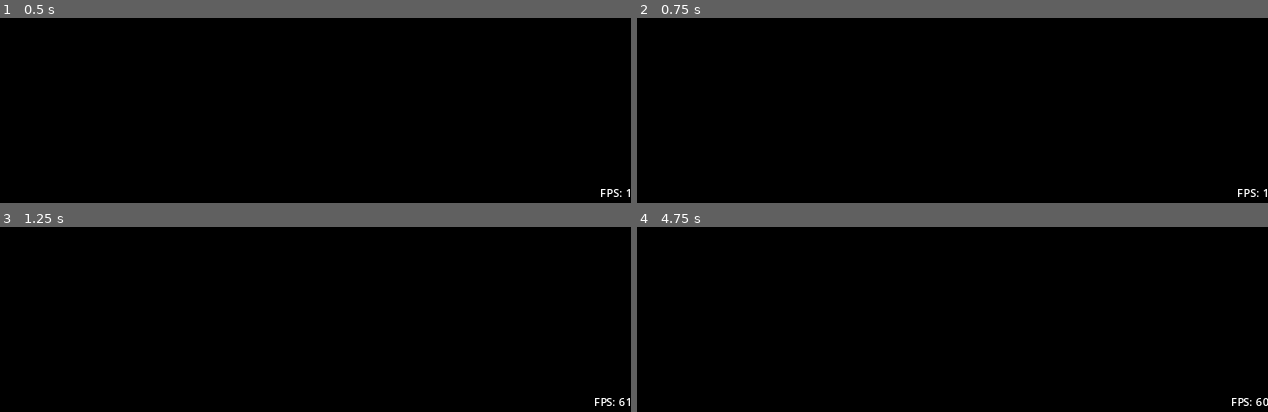
Above: before the commit, frames 1-4 (two rows, left to right).
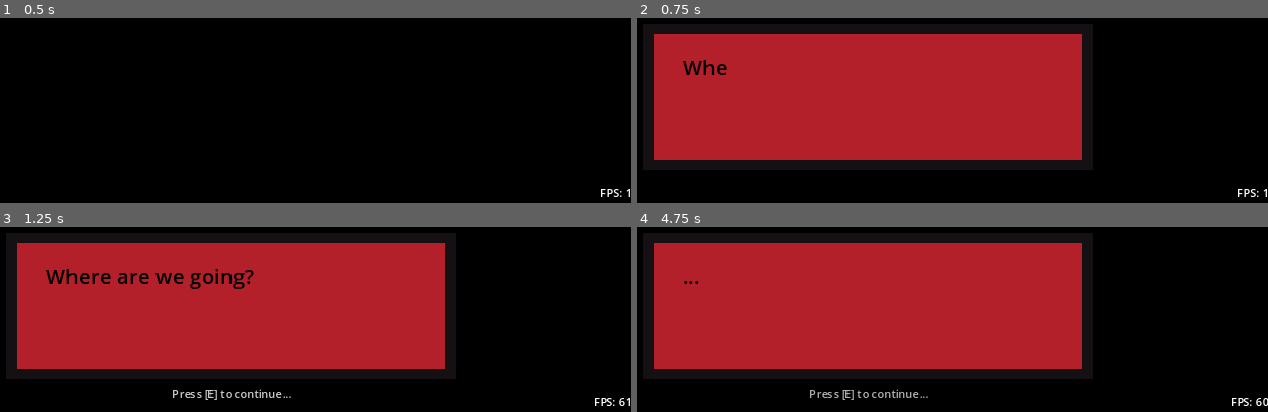
Above: after the commit, the same moments.

Repository: jatgm/TSA
Game: Godot game, scene res://Levels/tsa.tscn
The game is run twice, just before and just after one commit, with the same random seed, the same clock (stepped at 60 frames per second) and the same inputs.
Inputs:
- Up to frame 1 (0.5 s): no input
- Up to frame 2 (0.75 s): tap Enter at 0.5 s; hold D (right) from 0.53 s (still down); hold E (interact) from 0.53 s (still down)
- Up to frame 3 (1.25 s): keep holding D (right); keep holding E (interact)
- Up to frame 4 (4.75 s): release D (right) at 1.28 s; release E (interact) at 1.28 s; hold S (down) 1.28-2.03 s; tap E (interact) at 1.35, 2, 2.85, 4.35 s; hold D (right) 2.03-2.78 s; hold E (interact) 2.03-2.78 s; hold W (up) 2.78-3.53 s; tap Enter at 3.5 s; hold E (interact) 3.53-4.28 s; hold A (left) from 3.53 s (still down)

Frame 1 is identical in both runs. In frame 2, 46% of the frame differs, in the area x 2-71%, y 8-77%; in frame 3, 46%; in frame 4, 47%, in the area x 2-71%, y 8-94%.

Commit message:
i broke dialog :(

Diff:
--- a/Characters/dog.tscn
+++ b/Characters/dog.tscn
@@ -16,7 +16,7 @@
 size = Vector2(26, 36)
 
 [sub_resource type="RectangleShape2D" id="RectangleShape2D_3gonp"]
-size = Vector2(164, 154)
+size = Vector2(240, 176)
 
 [sub_resource type="ShaderMaterial" id="ShaderMaterial_kv4ij"]
 resource_local_to_scene = true
--- /dev/null
+++ b/Hitboxes/Interactions/coin_interaction.gd
@@ -0,0 +1,17 @@
+extends InteractionManager
+
+signal unlock_phonebooth
+
+func hover() -> void:
+	$Sprite2D.material.set_shader_parameter("opacity", 0.4)
+	$Sprite2D2.material.set_shader_parameter("opacity", 0.4)
+
+func unhover() -> void:
+	$Sprite2D.material.set_shader_parameter("opacity", 0)
+	$Sprite2D2.material.set_shader_parameter("opacity", 0)
+
+func recieve_interaction(interacter) -> void:
+	super.recieve_interaction(interacter)
+	$"../AnimationPlayer".play("FadeMessage")
+	unlock_phonebooth.emit()
+	visible = false
--- a/Hitboxes/Interactions/intro_dialog_interaction.gd
+++ b/Hitboxes/Interactions/intro_dialog_interaction.gd
@@ -1,6 +1,11 @@
 extends DialogPlayer
 
 var paused = false
+
+func _input(event):
+	if event.is_action_pressed("interact"):
+		if not paused and current_index != "8":
+			start_dialogue()
 
 func _process(_delta):
 	if char_count <= text_label.visible_characters:
@@ -8,12 +13,13 @@
 		if in_progress:
 			if not paused:
 				$Tooltip.visible = true
+				$AnimationPlayer.play("Blinking")
+			else:
+				$AnimationPlayer.play("RESET")
 	else:
 		$Tooltip.visible = false
 
-	if Input.is_action_just_pressed("interact"):
-		if not paused and current_index != "8":
-			start_dialogue()
+
 
 	if Input.is_action_just_pressed("ui_text_backspace"):
 		$"../AnimationPlayer".play('debugskip')
@@ -55,5 +61,20 @@
 	else:
 		finish()
 
+func start_dialogue():
+	if in_progress:
+		if line_finished:
+			next_line()
+		else:
+			text_label.visible_characters = 999
+	else:
+		background.visible = true
+		name_background.visible = true
+		in_progress = true
+		print("sdfsaldfjasfidsnkfoi@#@#")
+		#selected_text = scene_text[current_index]["dialogue"]
+		visible = true
+		show_text()
+
 func finish():
 	queue_free()
--- a/Levels/intro.gd
+++ b/Levels/intro.gd
@@ -4,6 +4,7 @@
 
 # Called when the node enters the scene tree for the first time.
 func _ready():
+
 	animation_player.play('Intro')
 
 func play_car_animation():
--- a/Levels/intro.tscn
+++ b/Levels/intro.tscn
@@ -17,7 +17,10 @@
 [ext_resource type="AudioStream" uid="uid://cdtx7shxmx82f" path="res://Audio/mutedrain.mp3" id="6_oanr6"]
 [ext_resource type="Script" path="res://objects/Streetlamp.gd" id="7_hbl3w"]
 [ext_resource type="Texture2D" uid="uid://ddfhmn1s0farm" path="res://Art/asdf.png" id="8_6ni4i"]
+[ext_resource type="PackedScene" uid="uid://c2gxsjplum3s0" path="res://Hitboxes/interaction_manager.tscn" id="9_fh4an"]
+[ext_resource type="Texture2D" uid="uid://dqfnl5w4tijqa" path="res://Art/Quarter_coin_Sprite.png" id="10_lx6st"]
 [ext_resource type="AudioStream" uid="uid://d32ihwrjashe" path="res://Audio/Sound Effects - Ventilation Noise And Light Buzz Ambience - Version 2.mp3" id="10_u3l6a"]
+[ext_resource type="Script" path="res://Hitboxes/Interactions/coin_interaction.gd" id="10_wf8iq"]
 [ext_resource type="AudioStream" uid="uid://3lpmfauq102c" path="res://Audio/20 Minutes of Light Rain Sounds for Focus, Relaxing and Sleep 🌧️ Epidemic Ambience.mp3" id="11_w8y1i"]
 [ext_resource type="PackedScene" uid="uid://yd6y3s48r64d" path="res://UI/dialog_player.tscn" id="12_qef3u"]
 [ext_resource type="Script" path="res://Hitboxes/Interactions/intro_dialog_interaction.gd" id="14_p5yrl"]
@@ -209,7 +212,92 @@
 
 "
 
+[sub_resource type="RectangleShape2D" id="RectangleShape2D_qac45"]
+
+[sub_resource type="ShaderMaterial" id="ShaderMaterial_n3taf"]
+shader = ExtResource("5_fnka4")
+shader_parameter/flash_color = Color(1, 1, 0, 1)
+shader_parameter/opacity = 0.0
+
+[sub_resource type="ShaderMaterial" id="ShaderMaterial_s1a27"]
+shader = ExtResource("5_fnka4")
+shader_parameter/flash_color = Color(1, 1, 0, 1)
+shader_parameter/opacity = 0.0
+
+[sub_resource type="Animation" id="Animation_bp0me"]
+resource_name = "FadeMessage"
+length = 3.0
+tracks/0/type = "value"
+tracks/0/imported = false
+tracks/0/enabled = true
+tracks/0/path = NodePath("CanvasLayer:visible")
+tracks/0/interp = 1
+tracks/0/loop_wrap = true
+tracks/0/keys = {
+"times": PackedFloat32Array(0),
+"transitions": PackedFloat32Array(1),
+"update": 1,
+"values": [true]
+}
+tracks/1/type = "value"
+tracks/1/imported = false
+tracks/1/enabled = true
+tracks/1/path = NodePath("CanvasLayer/Label:theme_override_colors/font_color")
+tracks/1/interp = 1
+tracks/1/loop_wrap = true
+tracks/1/keys = {
+"times": PackedFloat32Array(0, 3),
+"transitions": PackedFloat32Array(4.92458, 1),
+"update": 0,
+"values": [Color(1, 1, 1, 1), Color(1, 1, 1, 0)]
+}
+
+[sub_resource type="Animation" id="Animation_glxpe"]
+length = 0.001
+tracks/0/type = "value"
+tracks/0/imported = false
+tracks/0/enabled = true
+tracks/0/path = NodePath("CanvasLayer:visible")
+tracks/0/interp = 1
+tracks/0/loop_wrap = true
+tracks/0/keys = {
+"times": PackedFloat32Array(0),
+"transitions": PackedFloat32Array(1),
+"update": 1,
+"values": [false]
+}
+tracks/1/type = "value"
+tracks/1/imported = false
+tracks/1/enabled = true
+tracks/1/path = NodePath("CanvasLayer/Label:theme_override_colors/font_color")
+tracks/1/interp = 1
+tracks/1/loop_wrap = true
+tracks/1/keys = {
+"times": PackedFloat32Array(0),
+"transitions": PackedFloat32Array(1),
+"update": 0,
+"values": [Color(1, 1, 1, 1)]
+}
+
+[sub_resource type="AnimationLibrary" id="AnimationLibrary_0yx6s"]
+_data = {
+"FadeMessage": SubResource("Animation_bp0me"),
+"RESET": SubResource("Animation_glxpe")
+}
+
 [sub_resource type="ShaderMaterial" id="ShaderMaterial_trc88"]
+resource_local_to_scene = true
+shader = ExtResource("5_fnka4")
+shader_parameter/flash_color = Color(1, 0, 0, 1)
+shader_parameter/opacity = 0.0
+
+[sub_resource type="ShaderMaterial" id="ShaderMaterial_4pph8"]
+resource_local_to_scene = true
+shader = ExtResource("5_fnka4")
+shader_parameter/flash_color = Color(1, 0, 0, 1)
+shader_parameter/opacity = 0.0
+
+[sub_resource type="ShaderMaterial" id="ShaderMaterial_hmagt"]
 resource_local_to_scene = true
 shader = ExtResource("5_fnka4")
 shader_parameter/flash_color = Color(1, 0, 0, 1)
@@ -258,6 +346,44 @@
 "car_animation": SubResource("Animation_cn13c")
 }
 
+[sub_resource type="Animation" id="Animation_0n4ol"]
+resource_name = "Blinking"
+length = 2.0
+loop_mode = 1
+tracks/0/type = "value"
+tracks/0/imported = false
+tracks/0/enabled = true
+tracks/0/path = NodePath("Tooltip:theme_override_colors/font_color")
+tracks/0/interp = 1
+tracks/0/loop_wrap = true
+tracks/0/keys = {
+"times": PackedFloat32Array(0, 1, 2),
+"transitions": PackedFloat32Array(1, 1, 1),
+"update": 0,
+"values": [Color(1, 1, 1, 1), Color(1, 1, 1, 0), Color(1, 1, 1, 1)]
+}
+
+[sub_resource type="Animation" id="Animation_tl4fh"]
+length = 0.001
+tracks/0/type = "value"
+tracks/0/imported = false
+tracks/0/enabled = true
+tracks/0/path = NodePath("Tooltip:theme_override_colors/font_color")
+tracks/0/interp = 1
+tracks/0/loop_wrap = true
+tracks/0/keys = {
+"times": PackedFloat32Array(0),
+"transitions": PackedFloat32Array(1),
+"update": 0,
+"values": [Color(1, 1, 1, 1)]
+}
+
+[sub_resource type="AnimationLibrary" id="AnimationLibrary_6d3i2"]
+_data = {
+"Blinking": SubResource("Animation_0n4ol"),
+"RESET": SubResource("Animation_tl4fh")
+}
+
 [sub_resource type="Animation" id="Animation_gdlbs"]
 resource_name = "Cut"
 length = 8.0
@@ -798,6 +924,7 @@
 y_sort_enabled = true
 position = Vector2(-134, -3)
 script = ExtResource("1_ahy1b")
+metadata/_edit_lock_ = true
 
 [node name="TileMap2" type="TileMap" parent="."]
 tile_set = SubResource("TileSet_2akbx")
@@ -823,7 +950,7 @@
 metadata/_edit_lock_ = true
 
 [node name="Camera2d" type="Camera2D" parent="."]
-position = Vector2(490, 176)
+position = Vector2(490, 215)
 zoom = Vector2(4, 4)
 limit_smoothed = true
 script = SubResource("GDScript_kohig")
@@ -849,11 +976,78 @@
 position = Vector2(211, 110)
 color = Color(0.372549, 0.427451, 0.768627, 1)
 
+[node name="Coin" type="Node2D" parent="."]
+position = Vector2(514, -139)
+
+[node name="InteractionManager" parent="Coin" instance=ExtResource("9_fh4an")]
+position = Vector2(-147, -6)
+script = ExtResource("10_wf8iq")
+
+[node name="CollisionShape2d" parent="Coin/InteractionManager" index="0"]
+position = Vector2(13, 32)
+shape = SubResource("RectangleShape2D_qac45")
+
+[node name="Bound" parent="Coin/InteractionManager" index="1"]
+position = Vector2(9, 3)
+
+[node name="Sprite2D" type="Sprite2D" parent="Coin/InteractionManager"]
+material = SubResource("ShaderMaterial_n3taf")
+position = Vector2(11, 31)
+texture = ExtResource("10_lx6st")
+
+[node name="Sprite2D2" type="Sprite2D" parent="Coin/InteractionManager"]
+material = SubResource("ShaderMaterial_s1a27")
+position = Vector2(15, 33)
+texture = ExtResource("10_lx6st")
+
+[node name="DialogPlayer" parent="Coin/InteractionManager" instance=ExtResource("12_qef3u")]
+scene_file_text = "res://json/coin_dialogue.json"
+
+[node name="AnimationPlayer" type="AnimationPlayer" parent="Coin"]
+libraries = {
+"": SubResource("AnimationLibrary_0yx6s")
+}
+
+[node name="CanvasLayer" type="CanvasLayer" parent="Coin"]
+visible = false
+
+[node name="Label" type="Label" parent="Coin/CanvasLayer"]
+anchors_preset = 5
+anchor_left = 0.5
+anchor_right = 0.5
+offset_left = -98.0
+offset_top = 143.0
+offset_right = 74.0
+offset_bottom = 169.0
+grow_horizontal = 2
+theme_override_colors/font_color = Color(1, 1, 1, 1)
+text = "Unlocked Phonebooth"
+
 [node name="dog" parent="." groups=["dogs"] instance=ExtResource("6_1ssjp")]
-position = Vector2(469, -126)
+position = Vector2(427, -113)
 
 [node name="dog_sprite" parent="dog/InteractionManager" index="2"]
 material = SubResource("ShaderMaterial_trc88")
+
+[node name="dog2" parent="." instance=ExtResource("6_1ssjp")]
+position = Vector2(336, -151)
+backup_dog = true
+
+[node name="dog_sprite" parent="dog2/InteractionManager" index="2"]
+material = SubResource("ShaderMaterial_4pph8")
+
+[node name="DialogPlayer" parent="dog2/InteractionManager" index="3"]
+scene_file_text = "res://json/backup_dog_dialogue.json"
+
+[node name="dog4" parent="." instance=ExtResource("6_1ssjp")]
+position = Vector2(336, -74)
+backup_dog = true
+
+[node name="dog_sprite" parent="dog4/InteractionManager" index="2"]
+material = SubResource("ShaderMaterial_hmagt")
+
+[node name="DialogPlayer" parent="dog4/InteractionManager" index="3"]
+scene_file_text = "res://json/backup_dog_dialogue.json"
 
 [node name="cat" parent="." instance=ExtResource("3_1qfu2")]
 z_index = 1
@@ -963,7 +1157,13 @@
 offset_bottom = -12.0
 grow_horizontal = 2
 grow_vertical = 0
+theme_override_colors/font_color = Color(1, 1, 1, 1)
 text = "Press [E] to continue..."
+
+[node name="AnimationPlayer" type="AnimationPlayer" parent="DialogPlayer"]
+libraries = {
+"": SubResource("AnimationLibrary_6d3i2")
+}
 
 [node name="AnimationPlayer" type="AnimationPlayer" parent="."]
 root_node = NodePath("../Car")
@@ -1015,5 +1215,12 @@
 offset_bottom = 23.0
 color = Color(0.235294, 0.235294, 0.235294, 1)
 
+[connection signal="unlock_phonebooth" from="Coin/InteractionManager" to="Phonebooth" method="_on_interaction_manager_unlock_phonebooth"]
+
+[editable path="Coin/InteractionManager"]
 [editable path="dog"]
 [editable path="dog/InteractionManager"]
+[editable path="dog2"]
+[editable path="dog2/InteractionManager"]
+[editable path="dog4"]
+[editable path="dog4/InteractionManager"]
--- a/UI/dialog_player.gd
+++ b/UI/dialog_player.gd
@@ -14,6 +14,11 @@
 var char_count = 0
 var in_progress = false
 var line_finished = false
+
+func _input(event):
+	if event.is_action_pressed("interact"):
+		continue_dialogue()
+
 
 func _process(_delta):
 	if char_count <= text_label.visible_characters:
@@ -54,23 +59,25 @@
 	name_background.visible = false
 	in_progress = false
 
+
 	#get_tree().paused = false
 
 func start_dialogue():
+	if not in_progress:
+		get_tree().call_group("dialog_players", "finish")
+		background.visible = true
+		name_background.visible = true
+		in_progress = true
+		#selected_text = scene_text[current_index]["dialogue"]
+		visible = true
+		show_text()
+
+func continue_dialogue():
 	if in_progress:
 		if line_finished:
 			next_line()
 		else:
 			text_label.visible_characters = 999
-	else:
-		get_tree().call_group("dialog_players", "finish")
-		background.visible = true
-		name_background.visible = true
-		in_progress = true
-		print("sdfsaldfjasfidsnkfoi")
-		#selected_text = scene_text[current_index]["dialogue"]
-		visible = true
-		show_text()
 
 func reveal_character():
 	text_label.visible_characters += 1
--- /dev/null
+++ b/json/coin_dialogue.json
@@ -0,0 +1,12 @@
+{
+	"1" : {
+		"name" : "Dog",
+		"dialogue" : "What do you think you're doing? Give that back right now!",
+		"expression" : "Happy"
+	},
+    "2" : {
+		"name" : "Cat",
+		"dialogue" : "No! I need it!",
+		"expression" : "Happy"
+	}
+}
--- a/json/dog_dialogue.json
+++ b/json/dog_dialogue.json
@@ -15,8 +15,13 @@
 		"expression" : "Sad"
 	},
     "4" : {
-		"name" : "",
-		"dialogue" : "Sigh...",
+		"name" : "Cat",
+		"dialogue" : "What's that behind you?",
+		"expression" : "Sad"
+	},
+	"5" : {
+		"name" : "Dog",
+		"dialogue" : "... Nothing! If you take it, you're dead meat!",
 		"expression" : "Sad"
 	}
 }
--- a/objects/phonebooth.gd
+++ b/objects/phonebooth.gd
@@ -30,3 +30,6 @@
 			return
 	else:
 		$InteractionManager/DialogPlayer.start_dialogue()
+
+func _on_interaction_manager_unlock_phonebooth():
+	open = true
Binary file added: Art/Quarter_coin_Sprite.png
Not shown, added: Art/Quarter_coin_Sprite.png.import
Not shown: 1 places in Levels/intro.tscn that only renumber resources
Not shown, added: builds/HTML Builds/build3/firs.apple-touch-icon.png.import
Not shown, added: builds/HTML Builds/build3/firs.icon.png.import
Not shown, added: builds/HTML Builds/build3/firs.png.import
